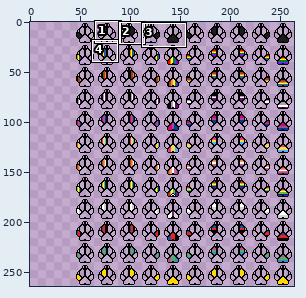
A sprite sheet gets an edit: assets/img/pride_paws.png. Above: a wide view before the commit, with the close-up outlined.
Close-up. Before:
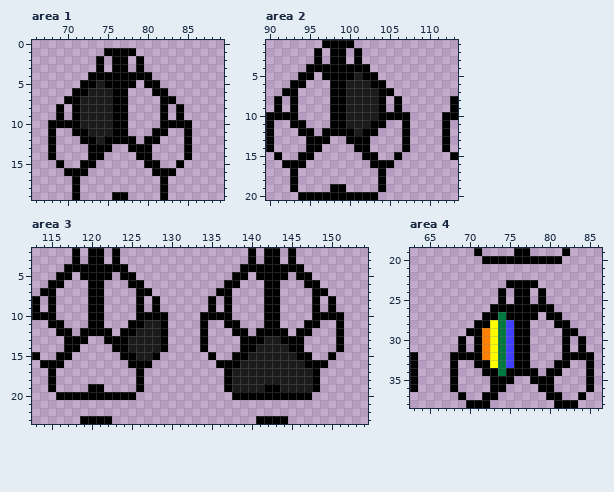
The file is 220x264 pixels. Colours within 5 levels of each other are drawn and written as one. Shown: area 1: x 66..89, y 0..19; area 2: x 90..113, y 1..20; area 3: x 113..154, y 2..23; area 4: x 63..86, y 19..38. The old version is drawn lined up with the new one, on the new canvas. The commit also changed other parts of the picture, which this record leaves out.
New version:
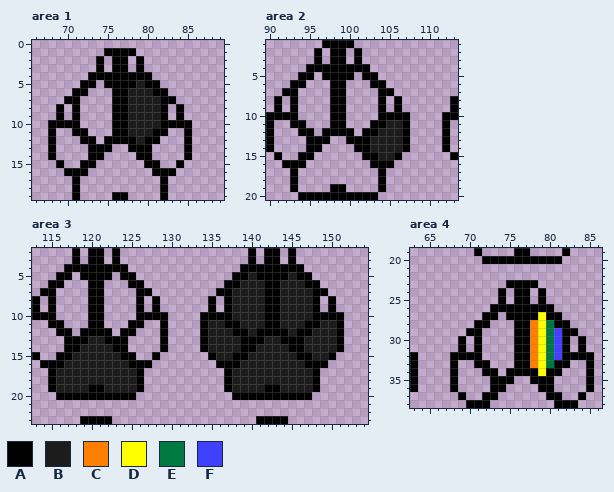
Palette (. is transparent): A #000000  B #1c1c1c  C #ff8000  D #ffff00  E #007940  F #4040ff
Change:
canvas 220x264 -> 264x264, the old top-left corner now at 44,0
Area 1:
There is now colour B in row 5 at x 79; in row 6 at x 78 to 80; in rows 7 to 10 at x 78 to 81; in row 11 at x 78 to 80; in row 12 at x 79.
The edit erases colour B in row 5 at x 74; in row 6 at x 73 to 75; in rows 7 to 10 at x 72 to 75; in row 11 at x 73 to 75; in row 12 at x 74.
Area 2:
There is now colour B in row 11 at x 105 to 106; in row 12 at x 104 to 106; in rows 13 to 14 at x 103 to 106; in row 15 at x 104 to 105.
The edit erases colour B in row 5 at x 101; in row 6 at x 100 to 102; in rows 7 to 10 at x 100 to 103; in row 11 at x 100 to 102; in row 12 at x 101.
Area 3:
There is now colour B in row 5 at x 140 and 145; in row 6 at x 139 to 141 and 144 to 146; in rows 7 to 10 at x 138 to 141 and 144 to 147; in row 11 at x 135 to 136, 139 to 141, 144 to 146 and 149 to 150; in row 12 at x 135 to 137, 140, 145 and 148 to 150; in row 13 at x 120 to 121, 135 to 138 and 147 to 150.
There is now colour B in row 14 at x 119 to 122, 135 to 138 and 147 to 150; in row 15 at x 118 to 123, 136 to 137 and 148 to 149; in row 16 at x 117 to 124; in rows 17 to 18 at x 116 to 125; in row 19 at x 116 to 119 and 122 to 125.
The edit erases colour B in row 11 at x 127 to 128; in row 12 at x 126 to 128; in rows 13 to 14 at x 125 to 128; in row 15 at x 126 to 127.
Area 4:
There is now colour C in rows 28 to 33 at x 78.
There is now colour D in rows 27 to 34 at x 79.
There is now colour E in rows 28 to 33 at x 80.
There is now colour F in rows 29 to 32 at x 81.
The edit erases colour C in rows 29 to 32 at x 72.
The edit erases colour D in rows 28 to 33 at x 73.
The edit erases colour E in rows 27 to 34 at x 74.
The edit erases colour F in rows 28 to 33 at x 75.
Boxes around the changes in both close-ups, in picture pixels (x1, y1, x2, y2):
changed: (80, 80, 160, 144)
changed: (346, 72, 402, 160)
added: (208, 272, 336, 360)
changed: (56, 320, 160, 392)
changed: (482, 312, 562, 376)
